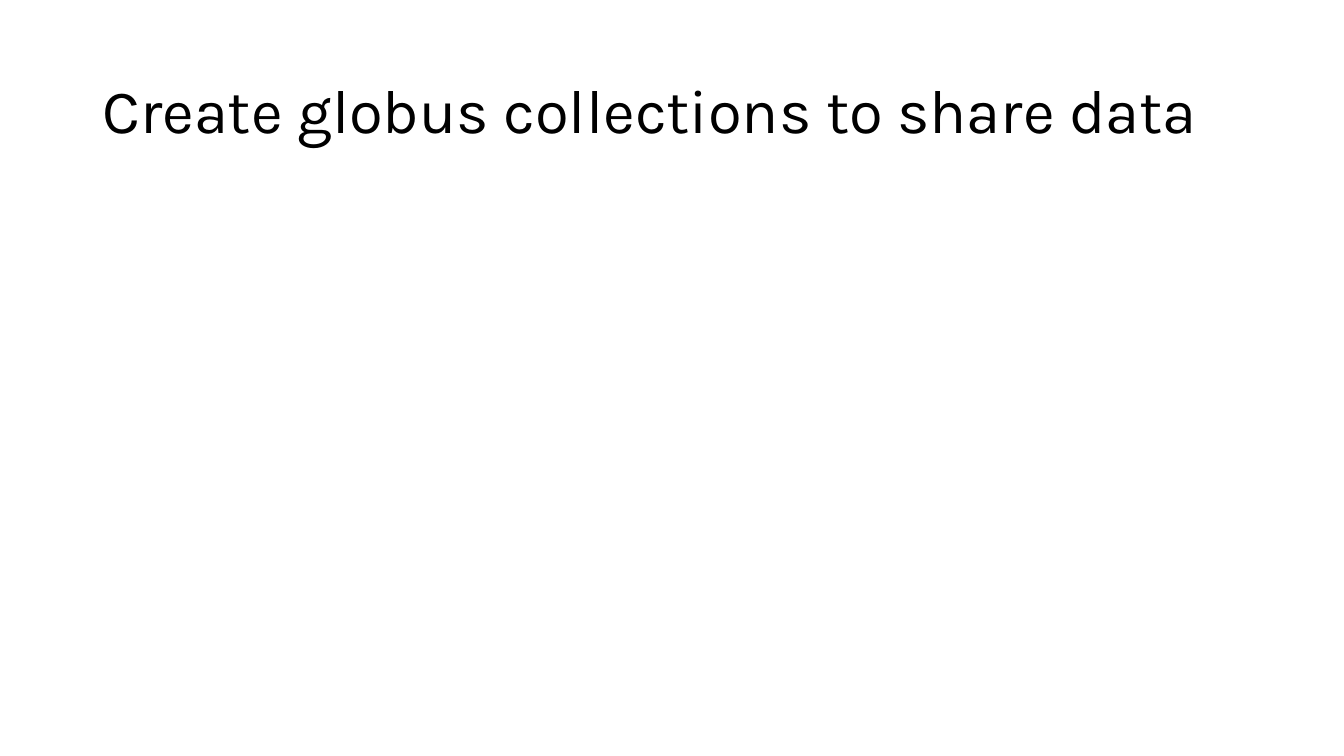
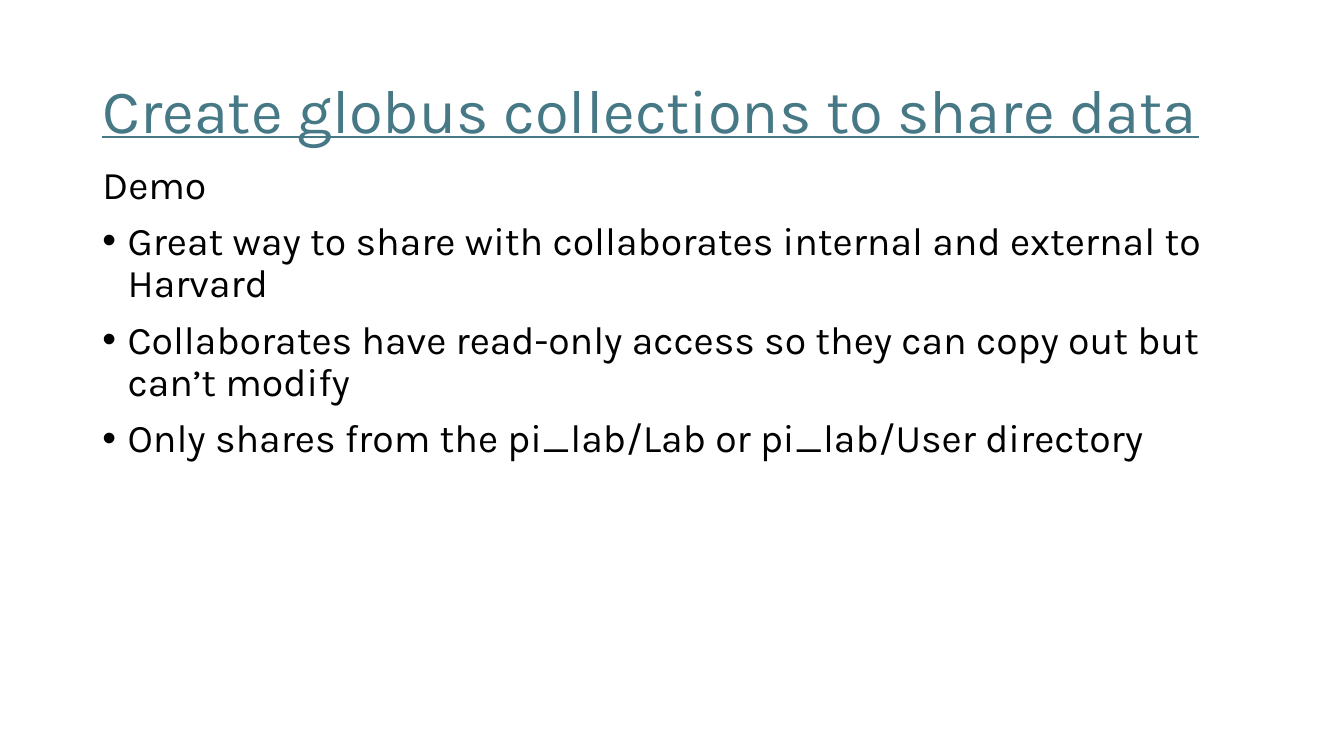
Before and after one commit to harvardinformatics/short-trainings, a slide deck: slide 13 of cmd-line-101/file-transfer-draft.pptx (slide 12 before the commit). Drawn at 1344x756 pixels with LibreOffice and Linux fonts; fonts in the diff are those of the drawing. Boxes give left, top, right and bottom in pixels: in the first picture for what was removed or moved away, otherwise in the second. Text is boxed around its words. In the diff, an @@ line names an element or a change of style, - is before the commit and + after.

```diff
--- a/cmd-line-101/file-transfer-draft.pptx
+++ b/cmd-line-101/file-transfer-draft.pptx
@@ title "Create globus collections to share ..." at <box>102,90,1196,148</box>: text colour #000000 to #467886, underline on @@
@@ text added at <box>102,174,1201,462</box>, 28 pt, text #000000 @@
+Demo
+• Great way to share with collaborates internal and external to Harvard
+• Collaborates have read-only access so they can copy out but can’t modify
+• Only shares from the pi_lab/Lab or pi_lab/User directory
```
Also in this commit, not shown: 2 other slides changed, 2 slides added.
